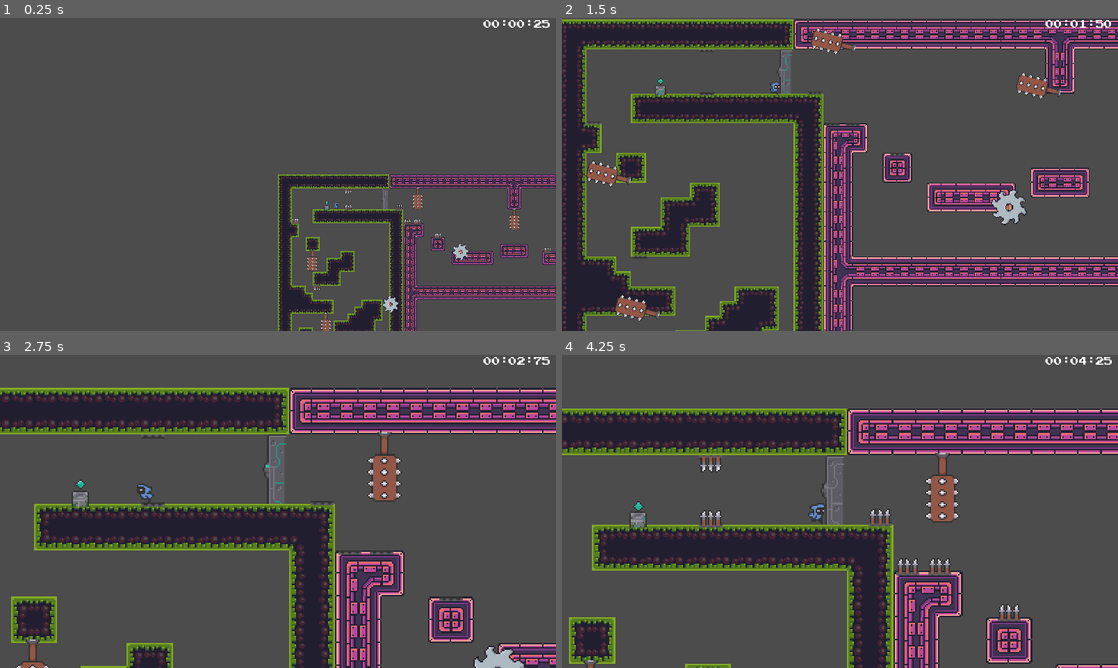
Above: before the commit, frames 1-4 (two rows, left to right).
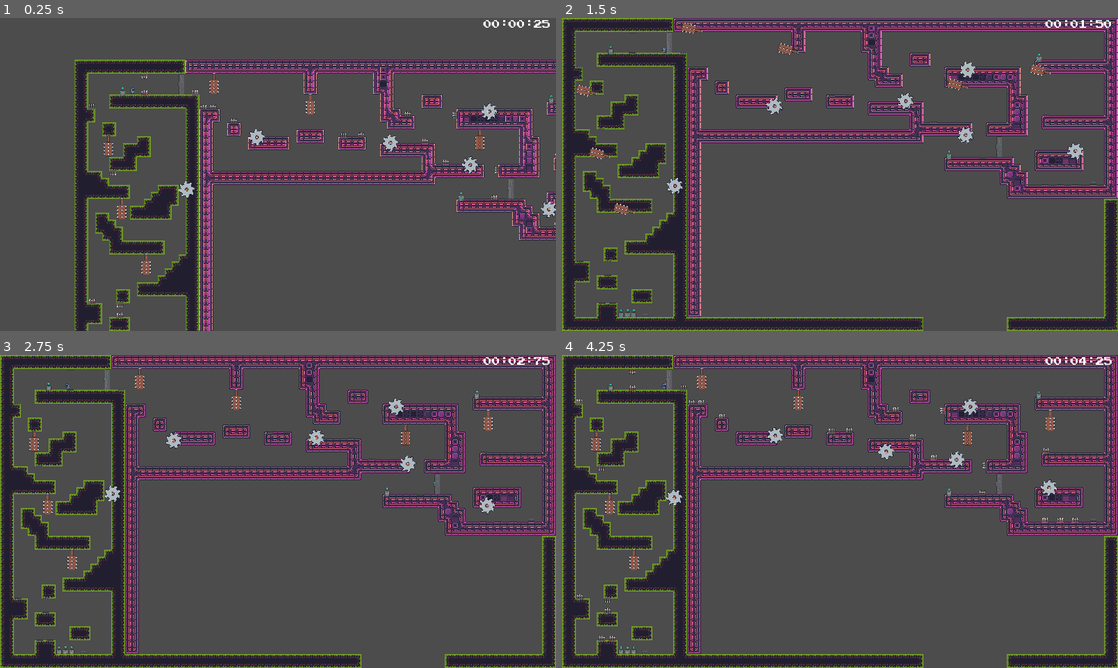
Above: after the commit, the same moments.

Repository: hasshe94/GodotPlatformer
Game: Godot game, scene res://Scenes/World.tscn
Two runs of this game, one before a commit and one after it. Both use one fixed random seed, a clock stepped at 60 frames per second and the inputs below. The project has no main scene, so this scene is started directly.
Inputs:
- Up to frame 1 (0.25 s): no input
- Up to frame 2 (1.5 s): hold D (right) from 0.53 s (still down); tap Z (zoom) at 0.6, 1.35 s; tap Space (Jump) at 0.77 s
- Up to frame 3 (2.75 s): tap Space (Jump) at 1.52 s; release D (right) at 2.03 s; hold A (left) from 2.03 s (still down); tap Z (zoom) at 2.1 s
- Up to frame 4 (4.25 s): release A (left) at 2.78 s; hold D (right) from 2.78 s (still down); tap Z (zoom) at 2.85, 3.6 s; tap Space (Jump) at 3.02, 3.77 s

The runs differ from the first frame. In frame 1, 31% of the frame differs, in the area x 13-100%, y 13-100%; in frame 2, 52%; in frame 3, 54%, in the area x 0-100%, y 0-100%; in frame 4, 54%.
Error before the commit: Invalid type in function 'move_toward' in base 'Vector2'. Cannot convert argument 1 from Nil to Vector2. (res://Scenes/Camera2D.gd:26)
Error after the commit: Invalid get index 'global_position' (on base: 'Vector2'). (res://Scripts/Camera2D.gd:25)

Commit message:
e
e

Diff:
--- a/Scenes/World.tscn
+++ b/Scenes/World.tscn
@@ -16,7 +16,7 @@
 [ext_resource path="res://Sprites/buttom_pressed.png" type="Texture" id=14]
 [ext_resource path="res://Sprites/buttom.png" type="Texture" id=15]
 [ext_resource path="res://Sprites/strange_door_closed_anim_strip_10.png" type="Texture" id=16]
-[ext_resource path="res://Scenes/Camera2D.gd" type="Script" id=17]
+[ext_resource path="res://Scripts/Camera2D.gd" type="Script" id=17]
 
 [sub_resource type="DynamicFont" id=27]
 size = 24
--- a/Scenes/Camera2D.gd
+++ b/Scripts/Camera2D.gd
@@ -6,21 +6,25 @@
 
 func _ready():
 	center = get_viewport_rect().size/2
+	target = owner.get_node("Player")
+
+	position = target.global_position
+	zoom = Vector2(0.3,0.3)
 
 
 func _process(delta):
 	if Input.is_action_just_pressed("zoom"):
 		if zoomed:
-			target = center
+			target = null
 			zoomed = false
 		else:
 			target = owner.get_node("Player").global_position
 			zoomed = true
 
 	if zoomed:
-		zoom = zoom.move_toward(Vector2(0.3,0.3), 0.03)
-		position = position.move_toward(target,80)
+		position = target.global_position
+		zoom = Vector2(0.3,0.3)
 
 	else:
-			zoom = zoom.move_toward(Vector2(1,1),0.03)
-			position = position.move_toward(target,80)
+		position = center
+		zoom = Vector2(1,1)
